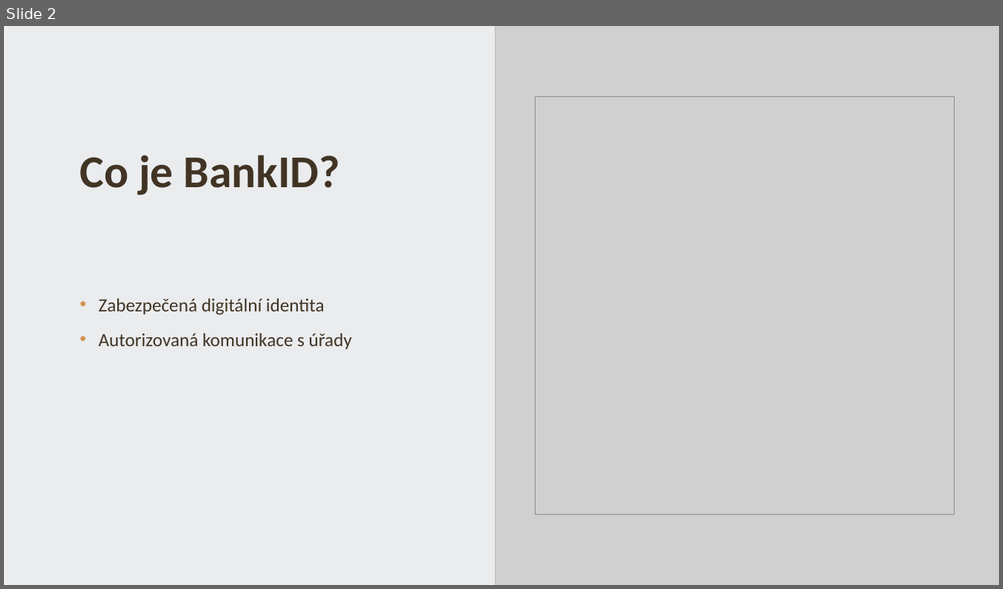
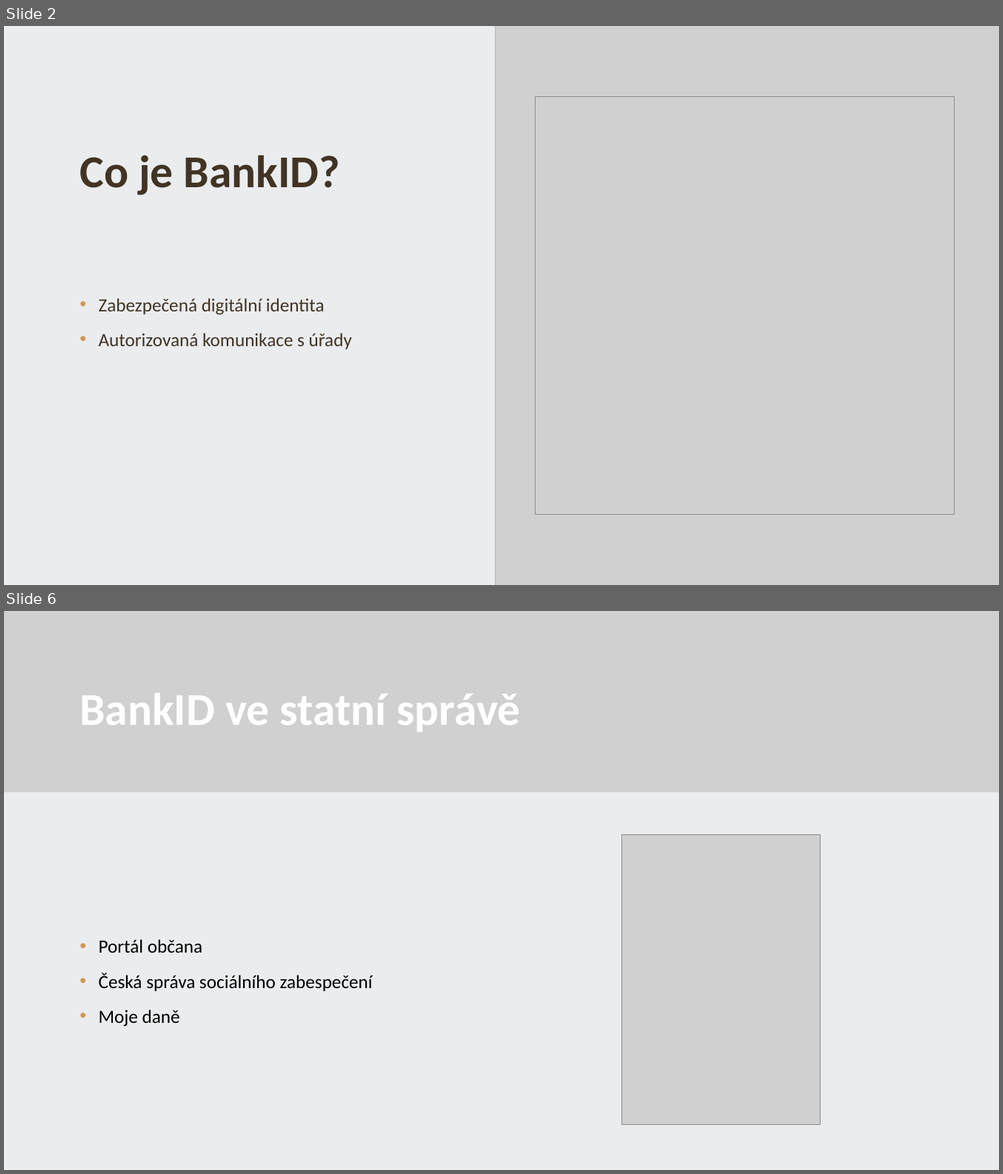
Before and after one commit to 22maixner/prezentace, a slide deck: Maixner.pptx. Shown one above the other, each under a label of ours: slide 2 before the commit, slides 2 and 6 after it; the slides between them are not shown. The pictures are 1003x589 and 1003x1174 pixels, drawn with LibreOffice and Linux fonts; fonts in the diff are those of the drawing; grey boxes stand for pictures; background and template pictures are left out. Boxes give left, top, right and bottom in pixels: in the first picture for what was removed or moved away, otherwise in the second. Text is boxed around its words. In the diff, an @@ line names an element or a change of style, - is before the commit and + after.

```diff
--- a/Maixner.pptx
+++ b/Maixner.pptx
@@ slide 6 added at (4, 611, 999, 1170), background #FFFFFF @@
@@ rectangle added at (4, 611, 999, 1170), fill #FFFFFF @@
@@ rectangle added at (4, 611, 999, 1170), fill #E2E5E8 at 70% opacity @@
@@ rectangle added at (4, 611, 999, 792), fill #5B4933 @@
@@ picture added at (4, 611, 999, 792) @@
@@ title added at (79, 693, 520, 732), 44 pt, text #FFFFFF, bold @@
+BankID ve statní správě
@@ picture added at (622, 834, 820, 1125) @@
@@ text added at (99, 940, 373, 1027), 18 pt, text #000000 @@
+• Portál občana
+• Česká správa sociálního zabespečení
+• Moje daně
```
Also in this commit, not shown: 3 slides changed, 1 other slide added, 2 slides removed.
